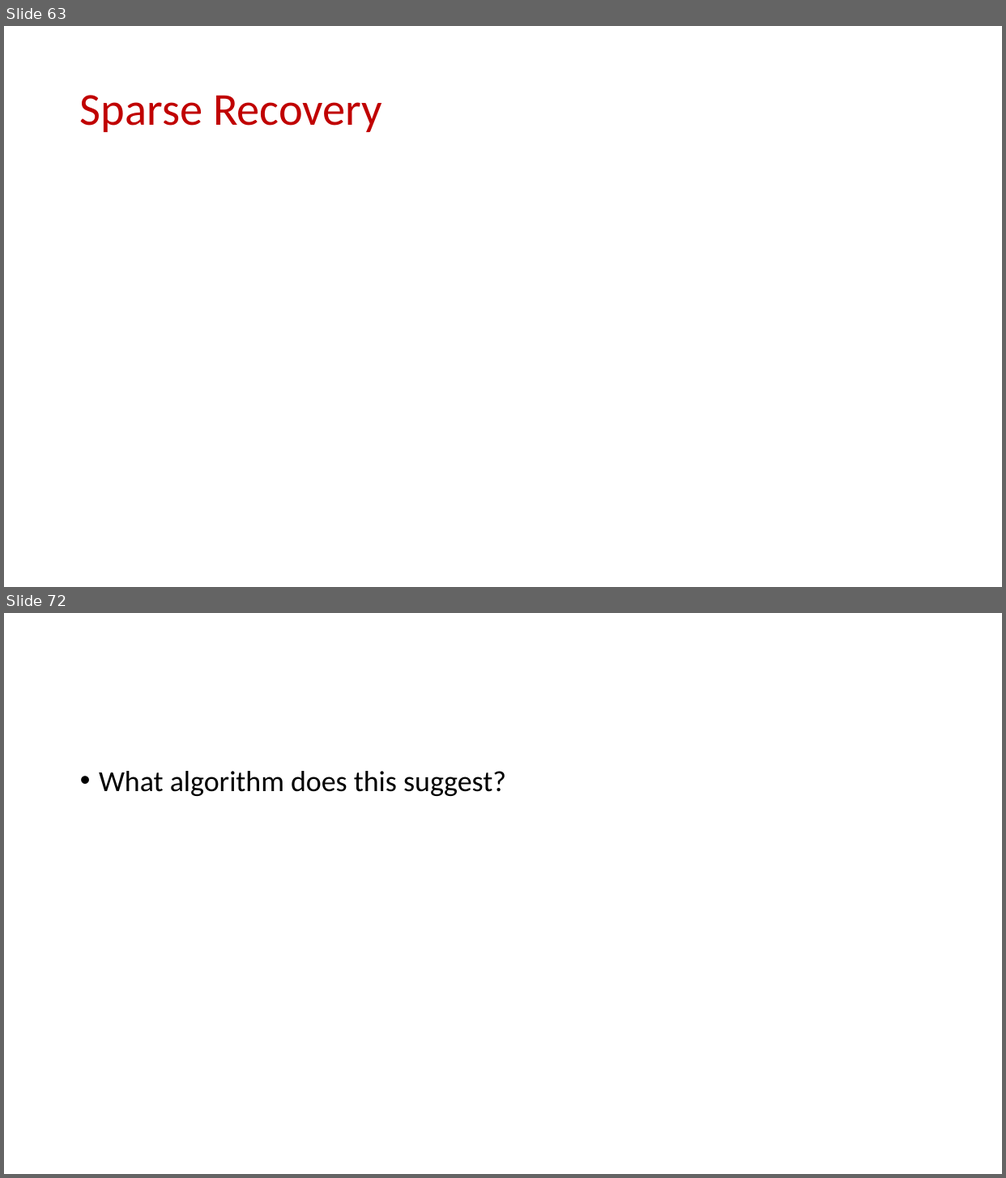
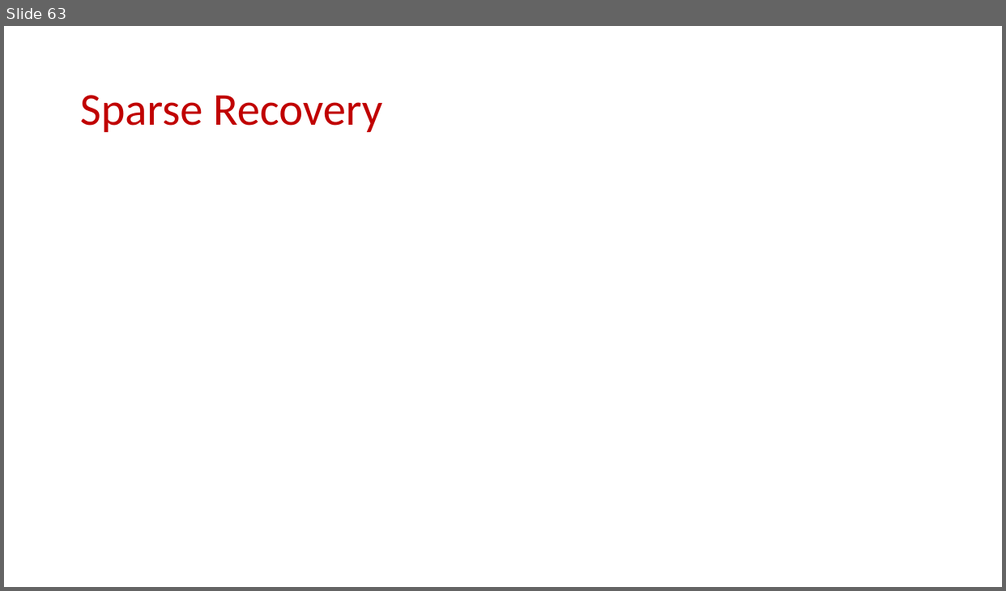
Before and after one commit to samsonzhou/samsonzhou.github.io, a slide deck: CSCE689-23/L15.pptx. Shown one above the other, each under a label of ours: slides 63 and 72 before the commit, slide 63 after it; the slides between them are not shown. The pictures are 1006x1178 and 1006x591 pixels, drawn with LibreOffice and Linux fonts; fonts in the diff are those of the drawing; grey boxes stand for pictures. Boxes give left, top, right and bottom in pixels: in the first picture for what was removed or moved away, otherwise in the second. Text is boxed around its words. In the diff, an @@ line names an element or a change of style, - is before the commit and + after.

```diff
--- a/CSCE689-23/L15.pptx
+++ b/CSCE689-23/L15.pptx
@@ slide 72 removed at (4,613,1002,1174), background #FFFFFF @@
@@ text removed at (99,771,506,796) @@
-• What algorithm does this suggest?
```
Also in this commit, not shown: 73 other slides removed, 2 other files.
